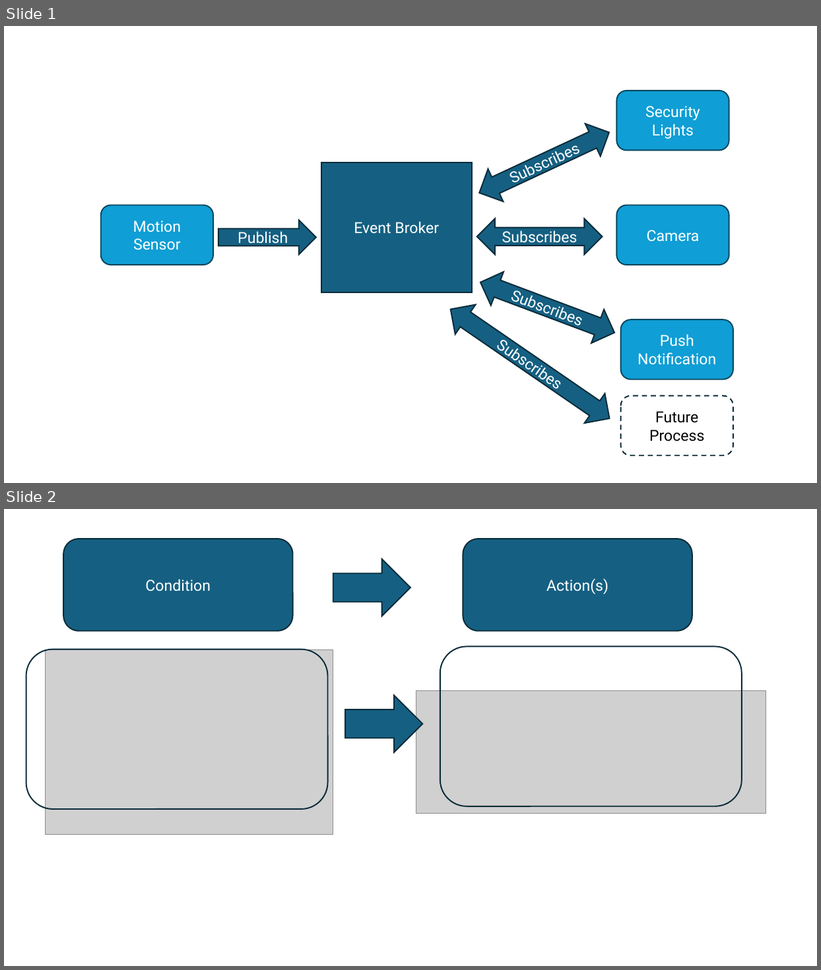
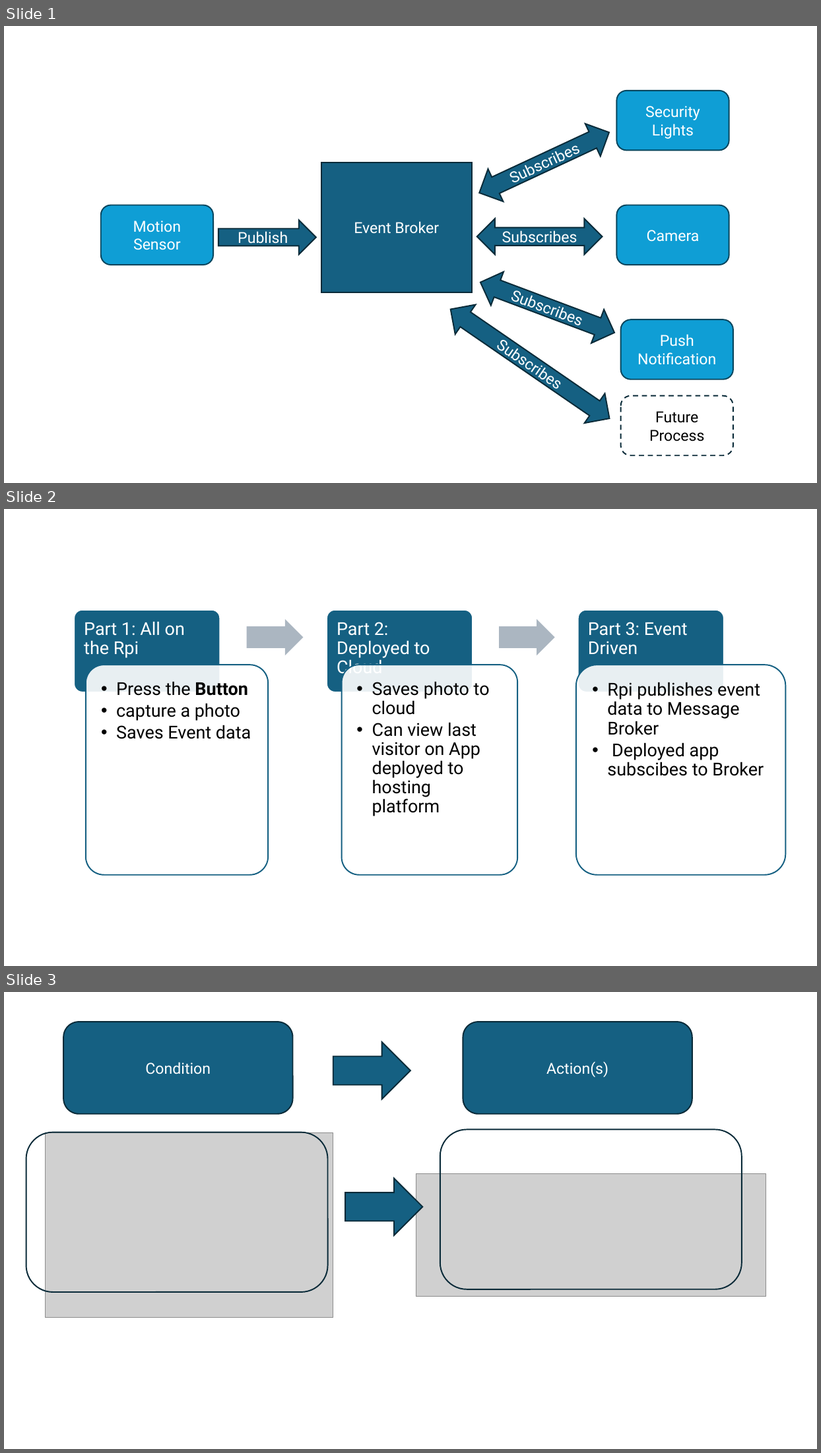
Before and after one commit to setu-comp-sci-2025/computer-systems-networks, a slide deck: topic-10-week10/unit-1/talk-1/Presentation1.pptx. Shown one above the other, each under a label of ours: slides 1 and 2 before the commit, slides 1, 2 and 3 after it. The pictures are 821x970 and 821x1453 pixels, drawn with LibreOffice and Linux fonts; fonts in the diff are those of the drawing; grey boxes stand for pictures. Boxes give left, top, right and bottom in pixels: in the first picture for what was removed or moved away, otherwise in the second. Text is boxed around its words. In the diff, an @@ line names an element or a change of style, - is before the commit and + after.

```diff
--- a/topic-10-week10/unit-1/talk-1/Presentation1.pptx
+++ b/topic-10-week10/unit-1/talk-1/Presentation1.pptx
@@ slide 2 added at box(4, 509, 817, 966), background #FFFFFF @@
@@ group added at box(74, 609, 785, 875): 6 rounded rectangles, 6 texts, 2 right arrows @@
+Part 1: All on the Rpi
+  • Press the Button
+  • capture a photo
+  • Saves Event data
+Part 2: Deployed to Cloud
+  • Saves photo to cloud
+  • Can view last visitor on App deployed to hosting platform
+Part 3: Event Driven
+  • Rpi publishes event data to Message Broker
+  • Deployed app subscibes to Broker
@@ what was slide 2 is now slide 3 @@
```
Also in this commit, not shown: 2 other files.
